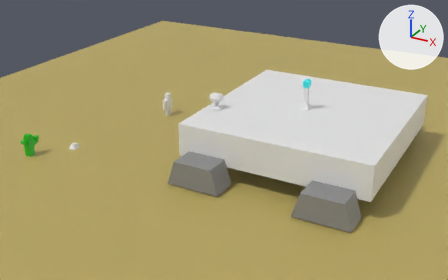
A saved change to the Blender file models/BubbleBaseBuilder.blend.
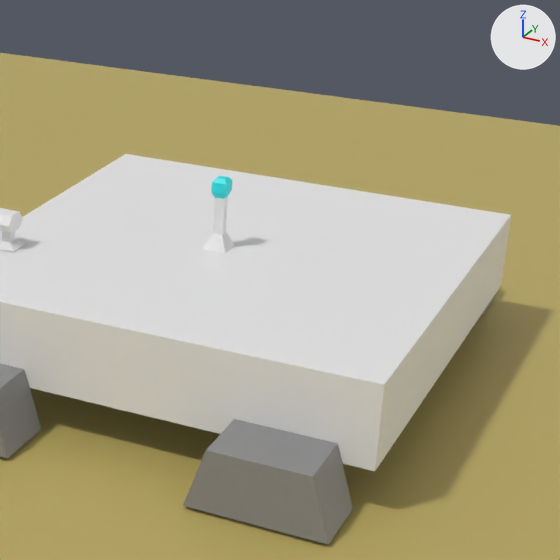
Old and new are each drawn whole from a 50 mm lens placed at (47.7, -112.8, 57.0), pointed at (-12.2, -3.8, 2.5) and again close up on the part from 48% to 100% of the width and 2% to 85% of the height. Every picture has the same lights, and +X, +Y and +Z are marked at upper right.

The first close-up shows 'Plane', 'Platform', 'ShieldGenerator', 'Treads.002', 'Treads.003'.
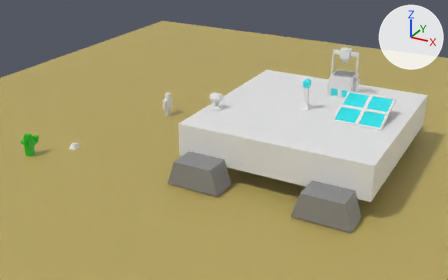
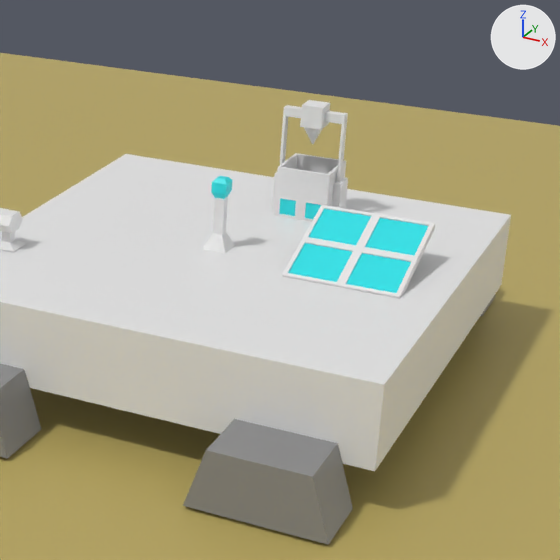
Commit message: Add miner and solar panel

What differs and where, as boxes [x1, y1, x2, y2] in the close-ups (560 x 560 px):
'SolarPanel', added: after [282, 205, 435, 299]
    faces in mat_shieldgenblue (cyan #23e1e7): [288, 209, 428, 293]
    faces in mat_shieldgengray (white #e7e7e7): [282, 205, 435, 299]
'MinerBase', added: after [272, 153, 348, 222]
    faces in mat_shieldgengray (white #e7e7e7): [272, 153, 348, 222]
    faces in mat_shieldgenblue (cyan #23e1e7): [279, 198, 321, 219]
'Cube', added: after [280, 100, 348, 182]

Diff of the bpy script that builds the scene:
```diff
--- a/models/BubbleBaseBuilder.blend.py
+++ b/models/BubbleBaseBuilder.blend.py
@@ me_cube_018 @@
+me_cube_018.from_pydata(...)  # 61 vertices, 61 faces; spans x -2.87..2.87, y -1.0..1.0, z -7.45..1.0
@@ me_cube_017 @@
+me_cube_017.from_pydata(...)  # 82 vertices, 77 faces; spans x -11.48..-5.13, y 8.21..14.44, z -6.97..-0.74
+# faces by material slot: [1, 72, 4]
+me_cube_017.materials.append(mat_hole)  # black #000000
+me_cube_017.materials.append(mat_shieldgengray)  # white #e7e7e7
+me_cube_017.materials.append(mat_shieldgenblue)  # cyan #23e1e7
@@ me_cube_010 @@
+me_cube_010.from_pydata(...)  # 53 vertices, 49 faces; spans x -4.94..4.94, y -5.0..5.0, z -3.08..-0.35
+# faces by material slot: [45, 4]
+me_cube_010.materials.append(mat_shieldgengray)  # white #e7e7e7
+me_cube_010.materials.append(mat_shieldgenblue)  # cyan #23e1e7
@@ ob_cube @@
+ob_cube = bpy.data.objects.new('Cube', me_cube_018)
+ob_cube.location = (7.74, 14.73, 20.13)
@@ ob_minerbase @@
+ob_minerbase = bpy.data.objects.new('MinerBase', me_cube_017)
+ob_minerbase.location = (16.11, 2.85, 12.96)
+ob_minerbase.rotation_euler = (0.333, 0.0, 0.0)  # degrees (19, 0, 0)
@@ ob_solarpanel @@
+ob_solarpanel = bpy.data.objects.new('SolarPanel', me_cube_010)
+ob_solarpanel.location = (16.11, 2.85, 12.96)
+ob_solarpanel.rotation_euler = (0.333, 0.0, 0.0)  # degrees (19, 0, 0)
```
